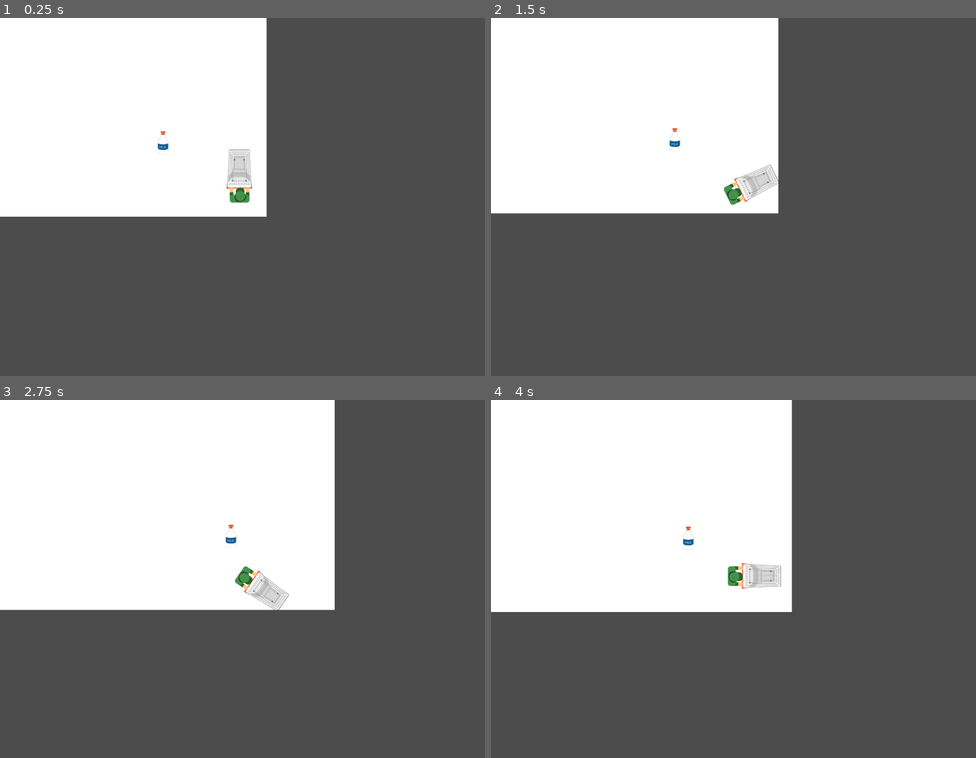
Above: before the commit, frames 1-4 (two rows, left to right).
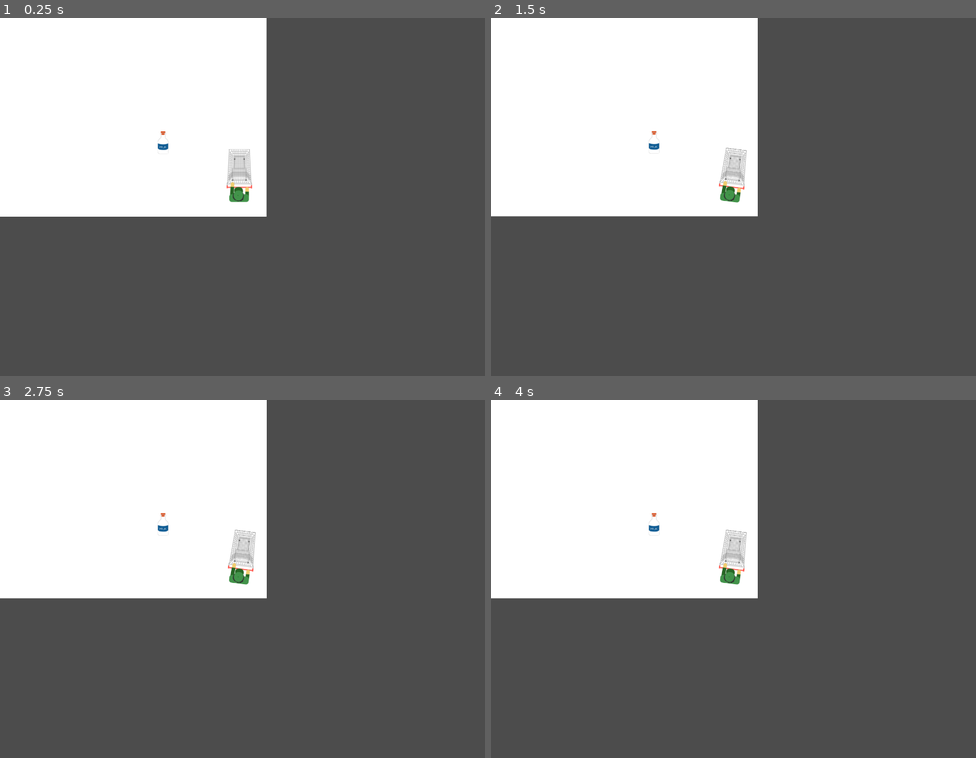
Above: after the commit, the same moments.

Repository: carlosmonserrat/market-hero
Game: Godot game, scene res://Main.tscn
Two runs of this game, one before a commit and one after it. Both use one fixed random seed, a clock stepped at 60 frames per second and the inputs below.
Inputs (mouse positions are in pixels of both pictures, inside the frame that each line leads up to):
- Up to frame 1 (0.25 s): no input
- Up to frame 2 (1.5 s): tap Enter at 0.5 s; move the mouse to (840, 179) at 0.52 s; hold Right (ui_right) 0.53-1.28 s; click (840, 179) at 0.6 s; right-click (840, 179) at 0.8 s; move the mouse to (636, 214) at 1.27 s; hold Down (ui_down) from 1.28 s (still down); right-click (636, 214) at 1.35 s
- Up to frame 3 (2.75 s): click (145, 596) at 1.55 s; move the mouse to (291, 500) at 2.02 s; release Down (ui_down) at 2.03 s; hold Right (ui_right) from 2.03 s (still down); click (291, 500) at 2.1 s; right-click (291, 500) at 2.3 s
- Up to frame 4 (4 s): move the mouse to (709, 650) at 2.77 s; release Right (ui_right) at 2.78 s; hold Up (ui_up) 2.78-3.53 s; right-click (709, 650) at 2.85 s; click (709, 650) at 3.05 s; move the mouse to (879, 632) at 3.52 s; hold Left (ui_left) from 3.53 s (still down); click (879, 632) at 3.6 s; right-click (879, 632) at 3.8 s

The runs differ from the first frame. In frame 1, 0.3% of the frame differs, in the area x 46-52%, y 36-52%; in frame 2, 3.7%; in frame 3, 11%, in the area x 0-69%, y 0-59%; in frame 4, 7.2%.

Commit message:
add animations

Diff:
--- a/player/MainPlayer.gd
+++ b/player/MainPlayer.gd
@@ -6,21 +6,28 @@
 export var ROTATION_SPEED = 1.5
 
 enum {
-	MOVE
+	MOVE,
+	COLLECT_LEFT,
+	COLLECT_RIGHT
 }
 
 var state = MOVE
 var velocity = Vector2.ZERO
 var rotation_dir = 0
+onready var animationTree = $AnimationTree
+onready var animationState = animationTree.get("parameters/playback")
 
 func _ready():
   velocity = Vector2.ZERO
-
 
 func _physics_process(delta):
 	match state:
 		MOVE:
 			move_state(delta)
+		COLLECT_LEFT:
+			collect_state_left(delta)
+		COLLECT_RIGHT:
+			collect_state_right(delta)
 
 func move_state(delta):
 	rotation_dir = 0
@@ -29,16 +36,16 @@
 	input_vector.y = Input.get_action_strength("ui_down") - Input.get_action_strength("ui_up")
 	input_vector = input_vector.normalized()
 
-	if(Input.is_action_pressed("ui_left")):
+	if Input.is_action_pressed("ui_left"):
 		rotation_dir -= 1
 
-	if(Input.is_action_pressed("ui_right")):
+	if Input.is_action_pressed("ui_right"):
 		rotation_dir += 1
 
-	if(Input.is_action_pressed("ui_up")):
+	if Input.is_action_pressed("ui_up"):
 		velocity = velocity.move_toward(input_vector.rotated(rotation) * MAX_SPEED, ACCELERATION * delta)
 
-	if(Input.is_action_pressed("ui_down")):
+	if Input.is_action_pressed("ui_down"):
 		velocity = velocity.move_toward(input_vector.rotated(rotation) * MAX_SPEED, ACCELERATION * delta)
 
 	if input_vector.y == 0:
@@ -46,6 +53,18 @@
 
 	move(delta)
 
+	if Input.is_action_just_pressed("pick_left"):
+		state = COLLECT_LEFT
+
+	if Input.is_action_just_pressed("pick_right"):
+		state = COLLECT_RIGHT
+
 func move(delta):
 	rotation += rotation_dir * ROTATION_SPEED * delta
 	velocity = move_and_slide(velocity)
+
+func collect_state_left(delta):
+	animationState.travel("collectLeft")
+
+func collect_state_right(delta):
+	animationState.travel("collectRight")
--- a/player/MainPlayer.tscn
+++ b/player/MainPlayer.tscn
@@ -7,10 +7,81 @@
 radius = 35.5
 height = 92.0
 
+[sub_resource type="Animation" id=5]
+resource_name = "Iddle"
+loop = true
+tracks/0/type = "value"
+tracks/0/path = NodePath("Sprite:frame")
+tracks/0/interp = 1
+tracks/0/loop_wrap = true
+tracks/0/imported = false
+tracks/0/enabled = true
+tracks/0/keys = {
+"times": PoolRealArray( 0 ),
+"transitions": PoolRealArray( 1 ),
+"update": 1,
+"values": [ 0 ]
+}
+
+[sub_resource type="Animation" id=7]
+resource_name = "collectLeft"
+length = 0.3
+loop = true
+tracks/0/type = "value"
+tracks/0/path = NodePath("Sprite:frame")
+tracks/0/interp = 1
+tracks/0/loop_wrap = true
+tracks/0/imported = false
+tracks/0/enabled = true
+tracks/0/keys = {
+"times": PoolRealArray( 0, 0.1, 0.2 ),
+"transitions": PoolRealArray( 1, 1, 1 ),
+"update": 1,
+"values": [ 4, 5, 6 ]
+}
+
 [sub_resource type="Animation" id=2]
 resource_name = "collectRight"
+length = 0.3
+loop = true
+tracks/0/type = "value"
+tracks/0/path = NodePath("Sprite:frame")
+tracks/0/interp = 1
+tracks/0/loop_wrap = true
+tracks/0/imported = false
+tracks/0/enabled = true
+tracks/0/keys = {
+"times": PoolRealArray( 0, 0.1, 0.2 ),
+"transitions": PoolRealArray( 1, 1, 1 ),
+"update": 1,
+"values": [ 1, 2, 3 ]
+}
+
+[sub_resource type="AnimationNodeAnimation" id=8]
+animation = "Iddle"
+
+[sub_resource type="AnimationNodeAnimation" id=9]
+animation = "collectLeft"
+
+[sub_resource type="AnimationNodeAnimation" id=12]
+animation = "collectRight"
+
+[sub_resource type="AnimationNodeStateMachineTransition" id=10]
+
+[sub_resource type="AnimationNodeStateMachineTransition" id=11]
+
+[sub_resource type="AnimationNodeStateMachineTransition" id=13]
+
+[sub_resource type="AnimationNodeStateMachineTransition" id=14]
 
 [sub_resource type="AnimationNodeStateMachine" id=3]
+states/Idle/node = SubResource( 8 )
+states/Idle/position = Vector2( 135, 146 )
+states/collectLeft/node = SubResource( 9 )
+states/collectLeft/position = Vector2( 396, 48 )
+states/collectRight/node = SubResource( 12 )
+states/collectRight/position = Vector2( 396, 235 )
+transitions = [ "Idle", "collectLeft", SubResource( 10 ), "collectLeft", "Idle", SubResource( 11 ), "Idle", "collectRight", SubResource( 13 ), "collectRight", "Idle", SubResource( 14 ) ]
 
 [sub_resource type="AnimationNodeStateMachinePlayback" id=4]
 
@@ -22,15 +93,19 @@
 rotation = 1.5708
 texture = ExtResource( 1 )
 hframes = 7
+frame = 6
 
 [node name="CollisionShape2D" type="CollisionShape2D" parent="."]
 position = Vector2( 0, -64 )
 shape = SubResource( 1 )
 
 [node name="AnimationPlayer" type="AnimationPlayer" parent="."]
+anims/Iddle = SubResource( 5 )
+anims/collectLeft = SubResource( 7 )
 anims/collectRight = SubResource( 2 )
 
 [node name="AnimationTree" type="AnimationTree" parent="."]
 tree_root = SubResource( 3 )
 anim_player = NodePath("../AnimationPlayer")
+active = true
 parameters/playback = SubResource( 4 )
--- a/player/Player.gd
+++ /dev/null
@@ -1,51 +0,0 @@
-extends KinematicBody2D
-
-export var ACCELERATION = 300
-export var MAX_SPEED = 400
-export var FRICTION = 300
-export var ROTATION_SPEED = 1.5
-
-enum {
-	MOVE
-}
-
-var state = MOVE
-var velocity = Vector2.ZERO
-var rotation_dir = 0
-
-func _ready():
-  velocity = Vector2.ZERO
-
-
-func _physics_process(delta):
-	match state:
-		MOVE:
-			move_state(delta)
-
-func move_state(delta):
-	rotation_dir = 0
-	var input_vector = Vector2.ZERO
-	input_vector.x = Input.get_action_strength("ui_right") - Input.get_action_strength("ui_left")
-	input_vector.y = Input.get_action_strength("ui_down") - Input.get_action_strength("ui_up")
-	input_vector = input_vector.normalized()
-
-	if(Input.is_action_pressed("ui_left")):
-		rotation_dir -= 1
-
-	if(Input.is_action_pressed("ui_right")):
-		rotation_dir += 1
-
-	if(Input.is_action_pressed("ui_up")):
-		velocity = velocity.move_toward(input_vector.rotated(rotation) * MAX_SPEED, ACCELERATION * delta)
-
-	if(Input.is_action_pressed("ui_down")):
-		velocity = velocity.move_toward(input_vector.rotated(rotation) * MAX_SPEED, ACCELERATION * delta)
-
-	if input_vector.y == 0:
-		velocity = velocity.move_toward(Vector2.ZERO, FRICTION * delta)
-
-	move(delta)
-
-func move(delta):
-	rotation += rotation_dir * ROTATION_SPEED * delta
-	velocity = move_and_slide(velocity)
--- a/player/Player.tscn
+++ /dev/null
@@ -1,24 +0,0 @@
-[gd_scene load_steps=4 format=2]
-
-[ext_resource path="res://player/Player.gd" type="Script" id=1]
-[ext_resource path="res://player/Player.svg" type="Texture" id=2]
-
-[sub_resource type="CapsuleShape2D" id=2]
-radius = 38.0
-height = 84.0
-
-[node name="Player" type="KinematicBody2D"]
-script = ExtResource( 1 )
-
-[node name="Sprite" type="Sprite" parent="."]
-position = Vector2( -3, 0 )
-rotation = 1.5708
-texture = ExtResource( 2 )
-hframes = 7
-
-[node name="CollisionShape2D" type="CollisionShape2D" parent="."]
-position = Vector2( -1, -1 )
-shape = SubResource( 2 )
-
-[node name="Position2D" type="Position2D" parent="."]
-position = Vector2( 0, 31 )
--- a/project.godot
+++ b/project.godot
@@ -26,6 +26,47 @@
 
 common/drop_mouse_on_gui_input_disabled=true
 
+[input]
+
+ui_left={
+"deadzone": 0.5,
+"events": [ Object(InputEventKey,"resource_local_to_scene":false,"resource_name":"","device":0,"alt":false,"shift":false,"control":false,"meta":false,"command":false,"pressed":false,"scancode":16777231,"physical_scancode":0,"unicode":0,"echo":false,"script":null)
+, Object(InputEventJoypadButton,"resource_local_to_scene":false,"resource_name":"","device":0,"button_index":14,"pressure":0.0,"pressed":false,"script":null)
+, Object(InputEventKey,"resource_local_to_scene":false,"resource_name":"","device":0,"alt":false,"shift":false,"control":false,"meta":false,"command":false,"pressed":false,"scancode":65,"physical_scancode":0,"unicode":0,"echo":false,"script":null)
+ ]
+}
+ui_right={
+"deadzone": 0.5,
+"events": [ Object(InputEventKey,"resource_local_to_scene":false,"resource_name":"","device":0,"alt":false,"shift":false,"control":false,"meta":false,"command":false,"pressed":false,"scancode":16777233,"physical_scancode":0,"unicode":0,"echo":false,"script":null)
+, Object(InputEventJoypadButton,"resource_local_to_scene":false,"resource_name":"","device":0,"button_index":15,"pressure":0.0,"pressed":false,"script":null)
+, Object(InputEventKey,"resource_local_to_scene":false,"resource_name":"","device":0,"alt":false,"shift":false,"control":false,"meta":false,"command":false,"pressed":false,"scancode":68,"physical_scancode":0,"unicode":0,"echo":false,"script":null)
+ ]
+}
+ui_up={
+"deadzone": 0.5,
+"events": [ Object(InputEventKey,"resource_local_to_scene":false,"resource_name":"","device":0,"alt":false,"shift":false,"control":false,"meta":false,"command":false,"pressed":false,"scancode":16777232,"physical_scancode":0,"unicode":0,"echo":false,"script":null)
+, Object(InputEventJoypadButton,"resource_local_to_scene":false,"resource_name":"","device":0,"button_index":12,"pressure":0.0,"pressed":false,"script":null)
+, Object(InputEventKey,"resource_local_to_scene":false,"resource_name":"","device":0,"alt":false,"shift":false,"control":false,"meta":false,"command":false,"pressed":false,"scancode":87,"physical_scancode":0,"unicode":0,"echo":false,"script":null)
+ ]
+}
+ui_down={
+"deadzone": 0.5,
+"events": [ Object(InputEventKey,"resource_local_to_scene":false,"resource_name":"","device":0,"alt":false,"shift":false,"control":false,"meta":false,"command":false,"pressed":false,"scancode":16777234,"physical_scancode":0,"unicode":0,"echo":false,"script":null)
+, Object(InputEventJoypadButton,"resource_local_to_scene":false,"resource_name":"","device":0,"button_index":13,"pressure":0.0,"pressed":false,"script":null)
+, Object(InputEventKey,"resource_local_to_scene":false,"resource_name":"","device":0,"alt":false,"shift":false,"control":false,"meta":false,"command":false,"pressed":false,"scancode":83,"physical_scancode":0,"unicode":0,"echo":false,"script":null)
+ ]
+}
+pick_left={
+"deadzone": 0.5,
+"events": [ Object(InputEventMouseButton,"resource_local_to_scene":false,"resource_name":"","device":0,"alt":false,"shift":false,"control":false,"meta":false,"command":false,"button_mask":0,"position":Vector2( 0, 0 ),"global_position":Vector2( 0, 0 ),"factor":1.0,"button_index":1,"pressed":false,"doubleclick":false,"script":null)
+ ]
+}
+pick_right={
+"deadzone": 0.5,
+"events": [ Object(InputEventMouseButton,"resource_local_to_scene":false,"resource_name":"","device":0,"alt":false,"shift":false,"control":false,"meta":false,"command":false,"button_mask":0,"position":Vector2( 0, 0 ),"global_position":Vector2( 0, 0 ),"factor":1.0,"button_index":2,"pressed":false,"doubleclick":false,"script":null)
+ ]
+}
+
 [physics]
 
 common/enable_pause_aware_picking=true
Not shown: 1 places in player/MainPlayer.tscn that only renumber resources
